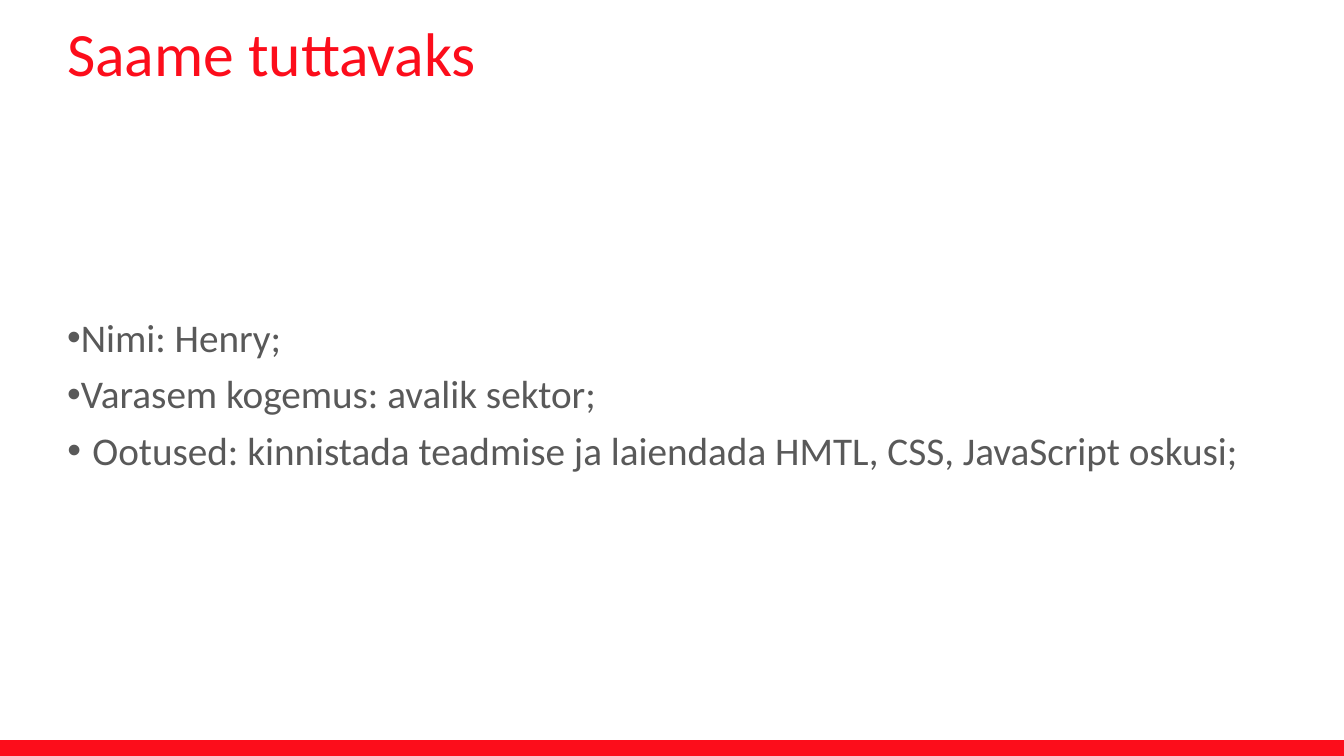
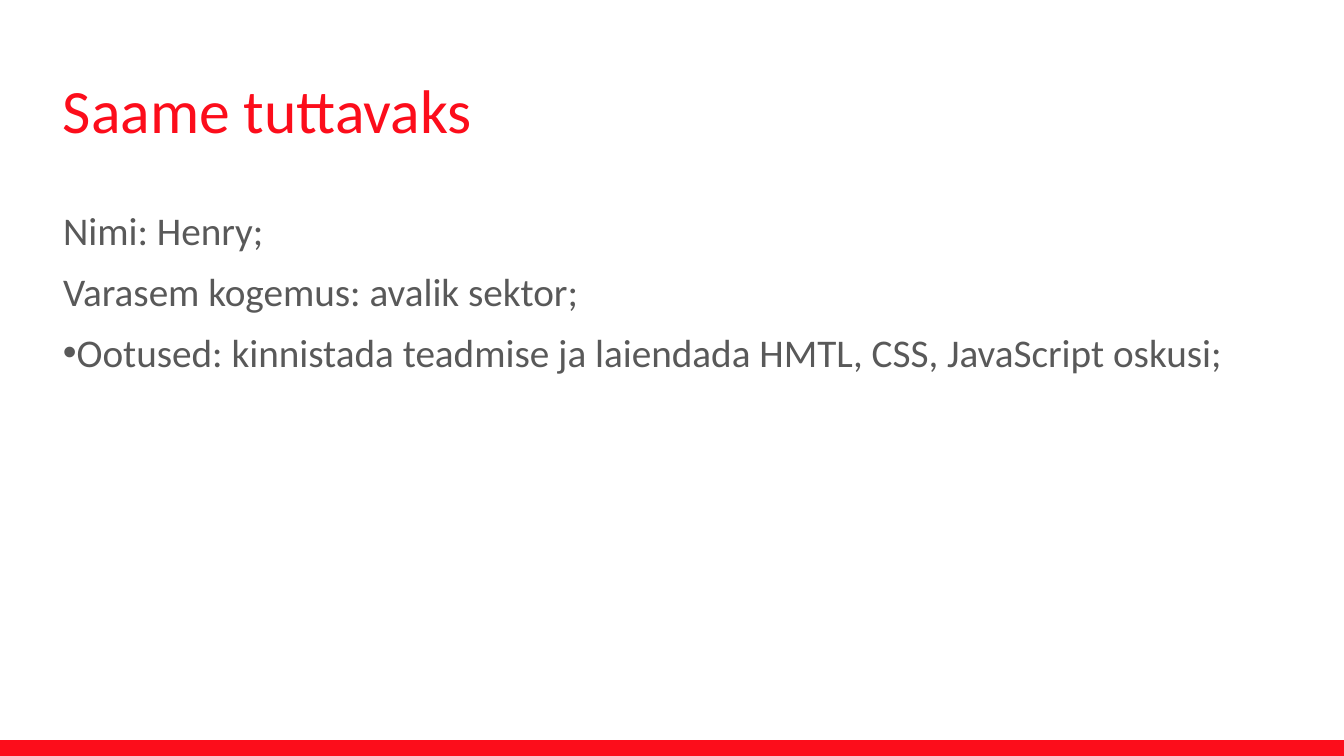
Before and after one commit to terjevolke/FrontEnd201704, a slide deck: slide 5 of Front_end_koolitus.pptx. Drawn at 1344x756 pixels with LibreOffice and Linux fonts; fonts in the diff are those of the drawing; background and template pictures are left out. Boxes give left, top, right and bottom in pixels: in the first picture for what was removed or moved away, otherwise in the second. Text is boxed around its words. In the diff, an @@ line names an element or a change of style, - is before the commit and + after.

Commit message:
Visual bug fix in power point

```diff
--- a/Front_end_koolitus.pptx
+++ b/Front_end_koolitus.pptx
@@ text "Saame tuttavaks": place and size @@
-text "Saame tuttavaks" at box(67, 33, 476, 77)
+text "Saame tuttavaks" at box(63, 90, 472, 134)
@@ text "Nimi: Henry;": place and size @@
-text "Nimi: Henry;" at box(81, 325, 1238, 472)
+text "Nimi: Henry;" at box(63, 218, 1222, 374)
@@ text "Nimi: Henry;" at box(63, 218, 1222, 374): bullet • to none; line spacing 0.9 to 1; indent changed; vertical alignment middle to top @@
```
